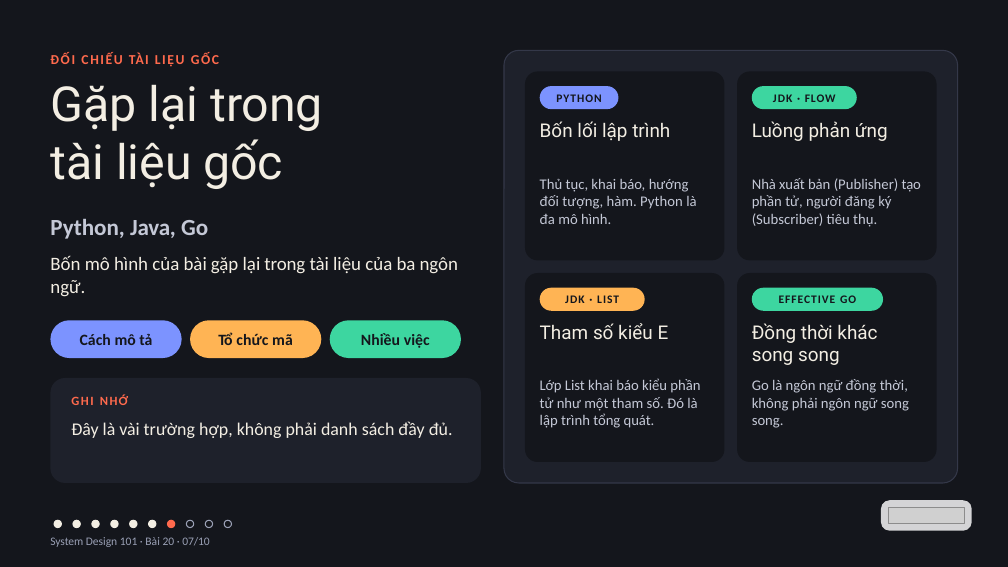
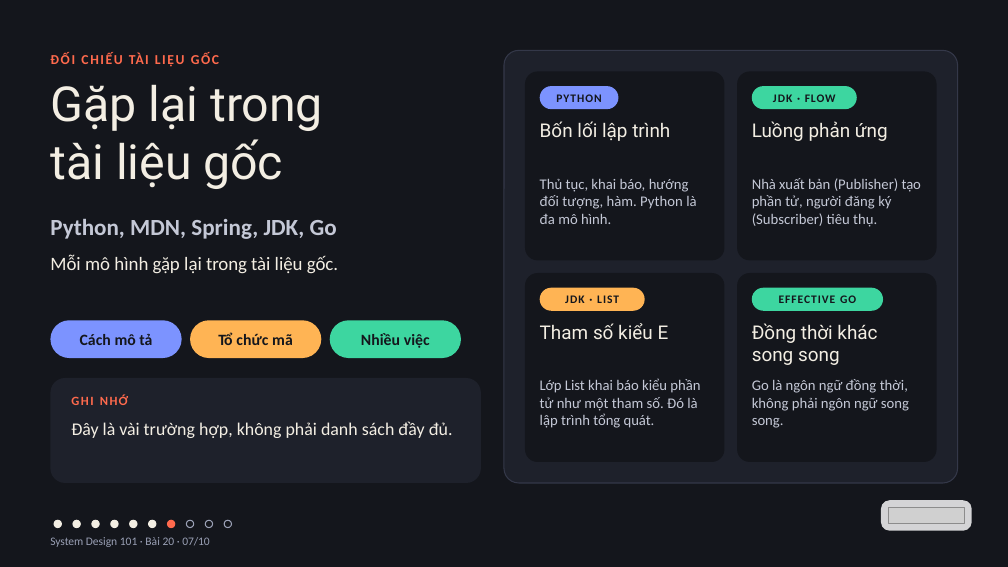
Before and after one commit to vohoailinh90/tool-marketing-studio, a slide deck: slide 7 of system-design-101/vi/lessons/sd-10-020/slides/sd-10-020.pptx. Drawn at 1008x567 pixels with LibreOffice and Linux fonts; fonts in the diff are those of the drawing; grey boxes stand for pictures. Boxes give left, top, right and bottom in pixels: in the first picture for what was removed or moved away, otherwise in the second. Text is boxed around its words. In the diff, an @@ line names an element or a change of style, - is before the commit and + after.

```diff
--- a/system-design-101/vi/lessons/sd-10-020/slides/sd-10-020.pptx
+++ b/system-design-101/vi/lessons/sd-10-020/slides/sd-10-020.pptx
@@ text at bbox=[50, 219, 337, 239]: text changed @@
-Python, Java, Go
+Python, MDN, Spring, JDK, Go
@@ text at bbox=[50, 255, 338, 274]: text changed @@
-Bốn mô hình của bài gặp lại trong tài liệu của ba ngôn ngữ.
+Mỗi mô hình gặp lại trong tài liệu gốc.
```
Also in this commit, not shown: 8 other slides changed, 4 other files.
